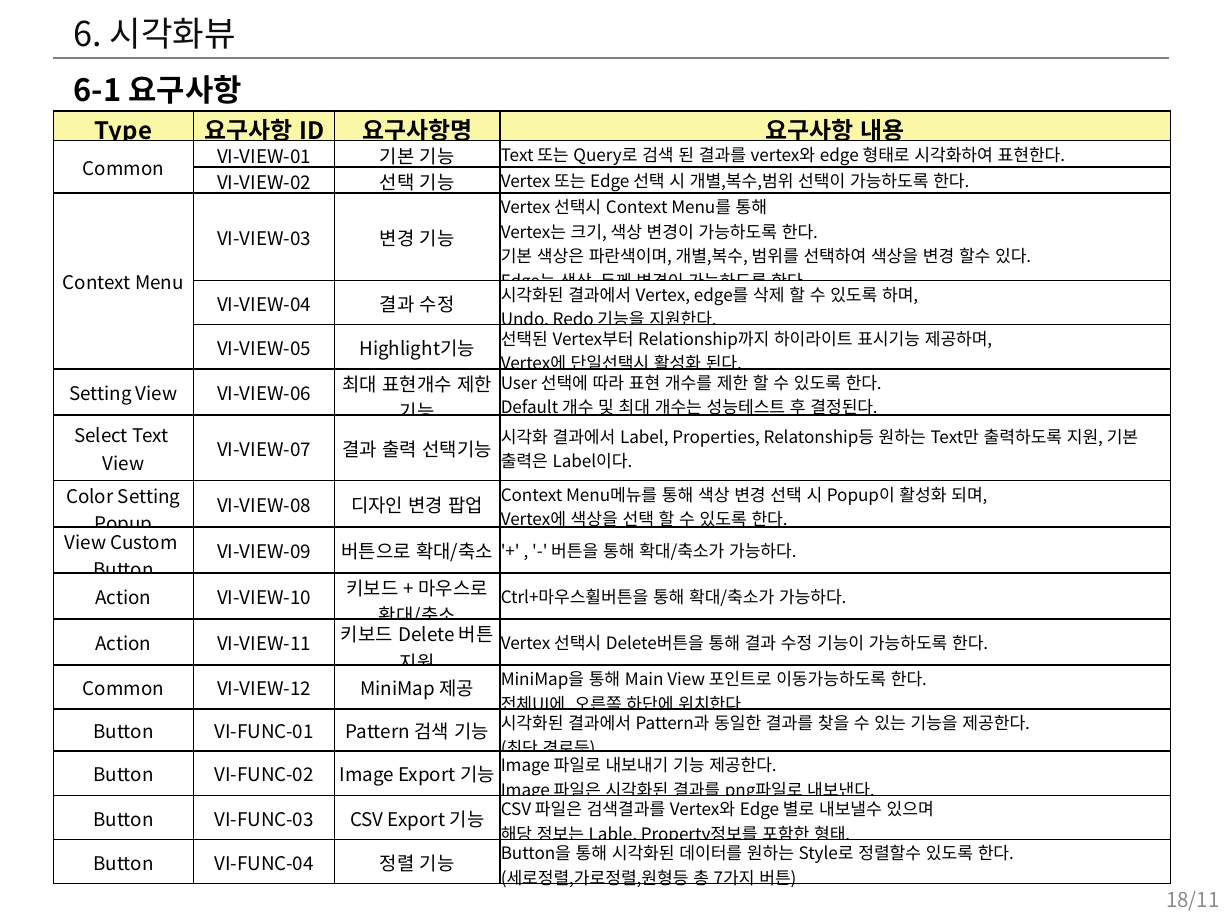
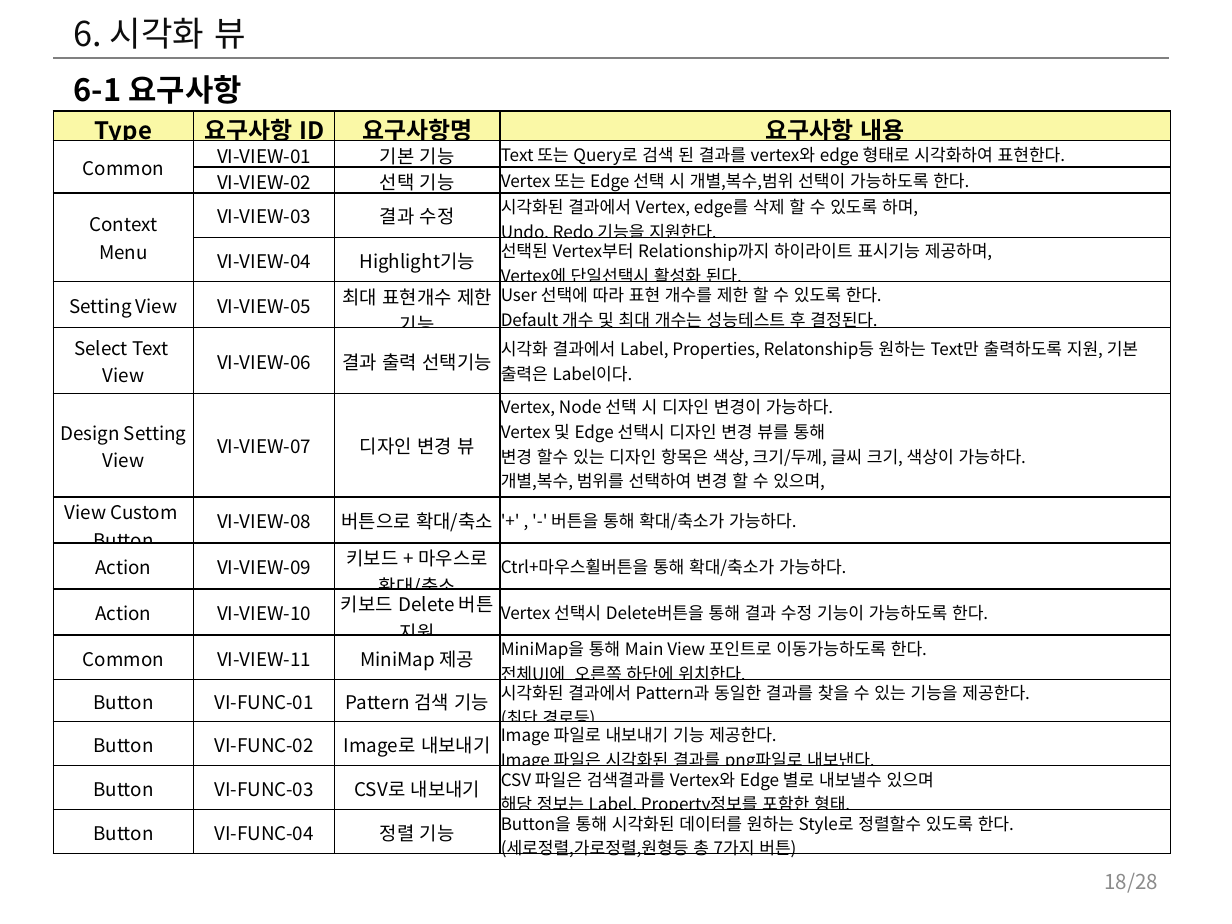
Before and after one commit to postech-dblab-iitp/visual-tool, a slide deck: slide 18 of ViT_docs/시각화도구_UI_UX_기획서.pptx. Drawn at 1232x924 pixels with LibreOffice and Linux fonts; fonts in the diff are those of the drawing. Boxes give left, top, right and bottom in pixels: in the first picture for what was removed or moved away, otherwise in the second. Text is boxed around its words. In the diff, an @@ line names an element or a change of style, - is before the commit and + after.

```diff
--- a/ViT_docs/시각화도구_UI_UX_기획서.pptx
+++ b/ViT_docs/시각화도구_UI_UX_기획서.pptx
@@ title at (x1=74, y1=17, x2=246, y2=49): spaces changed @@
-6. 시각화뷰
+6. 시각화 뷰
@@ table at (x1=53, y1=111, x2=1170, y2=861) @@
-row 4: Context Menu | VI-VIEW-03 | 변경 기능 | Vertex 선택시 Context Menu를 통해 Vertex는 크기, 색상 변경이 가능하도록 한다. 기본 색상은 파란색이며, 개별,복수, 범위를 선택하여 색상을 변경 할수 있다. Edge는 색상, 두께 변경이 가능하도록 한다.
-row 5:  | VI-VIEW-04 | 결과 수정 | 시각화된 결과에서 Vertex, edge를 삭제 할 수 있도록 하며, Undo, Redo 기능을 지원한다.
-row 6:  | VI-VIEW-05 | Highlight기능 | 선택된 Vertex부터 Relationship까지 하이라이트 표시기능 제공하며, Vertex에 단일선택시 활성화 된다.
-row 7: Setting View | VI-VIEW-06 | 최대 표현개수 제한 기능 | User 선택에 따라 표현 개수를 제한 할 수 있도록 한다. Default 개수 및 최대 개수는 성능테스트 후 결정된다.
-row 8: Select Text / View | VI-VIEW-07 | 결과 출력 선택기능 | 시각화 결과에서 Label, Properties, Relatonship등 원하는 Text만 출력하도록 지원, 기본 출력은 Label이다.
-row 9: Color Setting / Popup | VI-VIEW-08 | 디자인 변경 팝업 | Context Menu메뉴를 통해 색상 변경 선택 시 Popup이 활성화 되며, Vertex에 색상을 선택 할 수 있도록 한다.
-row 10: View Custom / Button | VI-VIEW-09 | 버튼으로 확대/축소 | '+' , '-' 버튼을 통해 확대/축소가 가능하다.
-row 11: Action | VI-VIEW-10 | 키보드 + 마우스로 확대/축소 | Ctrl+마우스휠버튼을 통해 확대/축소가 가능하다.
-row 12: Action | VI-VIEW-11 | 키보드 Delete 버튼 지원 | Vertex 선택시 Delete버튼을 통해 결과 수정 기능이 가능하도록 한다.
-row 13: Common | VI-VIEW-12 | MiniMap 제공 | MiniMap을 통해 Main View 포인트로 이동가능하도록 한다. 전체UI에 오른쪽 하단에 위치한다.
+row 4: Context Menu | VI-VIEW-03 | 결과 수정 | 시각화된 결과에서 Vertex, edge를 삭제 할 수 있도록 하며, Undo, Redo 기능을 지원한다.
+row 5:  | VI-VIEW-04 | Highlight기능 | 선택된 Vertex부터 Relationship까지 하이라이트 표시기능 제공하며, Vertex에 단일선택시 활성화 된다.
+row 6: Setting View | VI-VIEW-05 | 최대 표현개수 제한 기능 | User 선택에 따라 표현 개수를 제한 할 수 있도록 한다. Default 개수 및 최대 개수는 성능테스트 후 결정된다.
+row 7: Select Text / View | VI-VIEW-06 | 결과 출력 선택기능 | 시각화 결과에서 Label, Properties, Relatonship등 원하는 Text만 출력하도록 지원, 기본 출력은 Label이다.
+row 8: Design Setting / View | VI-VIEW-07 | 디자인 변경 뷰 | Vertex, Node 선택 시 디자인 변경이 가능하다. / Vertex 및 Edge 선택시 디자인 변경 뷰를 통해 / 변경 할수 있는 디자인 항목은 색상, 크기/두께, 글씨 크기, 색상이 가능하다. / 개별,복수, 범위를 선택하여 변경 할 수 있으며, / Vertex 기본 색상은 파란색이며, Edge는 검은색이다. 크기 기본값은 추후 정해진다.
+row 9: View Custom / Button | VI-VIEW-08 | 버튼으로 확대/축소 | '+' , '-' 버튼을 통해 확대/축소가 가능하다.
+row 10: Action | VI-VIEW-09 | 키보드 + 마우스로 확대/축소 | Ctrl+마우스휠버튼을 통해 확대/축소가 가능하다.
+row 11: Action | VI-VIEW-10 | 키보드 Delete 버튼 지원 | Vertex 선택시 Delete버튼을 통해 결과 수정 기능이 가능하도록 한다.
+row 12: Common | VI-VIEW-11 | MiniMap 제공 | MiniMap을 통해 Main View 포인트로 이동가능하도록 한다. 전체UI에 오른쪽 하단에 위치한다.
-row 14, column 3: Image Export 기능
+row 14, column 3: Image로 내보내기
-row 15, column 3: CSV Export 기능
+row 15, column 3: CSV로 내보내기
-row 15, column 4: CSV 파일은 검색결과를 Vertex와 Edge 별로 내보낼수 있으며 해당 정보는 Lable, Property정보를 포함한 형태.
+row 15, column 4: CSV 파일은 검색결과를 Vertex와 Edge 별로 내보낼수 있으며 해당 정보는 Label, Property정보를 포함한 형태.
@@ page number at (x1=1104, y1=873, x2=1158, y2=893): text changed @@
-18/11
+18/28
```
Also in this commit, not shown: 14 other slides changed, 8 slides added, 2 slides removed.
